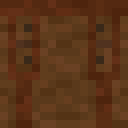
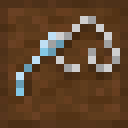
Comparing the layer stacks of the two w=128, h=128 images. Changes:
added layer "Layer 7" (22%) above "Layer 6" over [16, 16, 120, 96]
added layer "Layer 6" above "Layer 4" over [16, 16, 120, 96]
hid "Layer 4" over [24, 24, 104, 64]
hid "Layer 5" over [16, 40, 112, 48]
hid "Layer 3" over [0, 0, 128, 128]
showed "Layer 1" over [0, 0, 128, 128]
